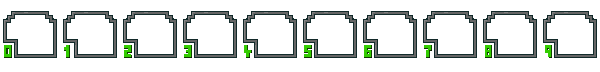
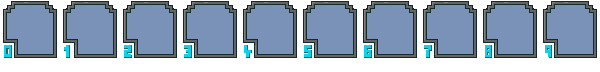
Layers edited between the first and the second (600, 72) image:
painted on "Layer" over [4, 45, 552, 58]
painted on "Layer #1" over [3, 1, 597, 23]
showed "Background", opacity 30% → 61%, painted on it over [3, 5, 597, 58]
